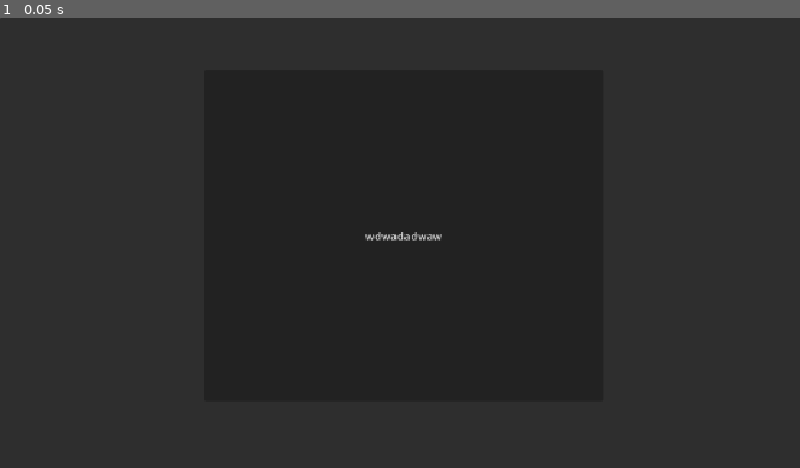
Above: before the commit, frame 1.
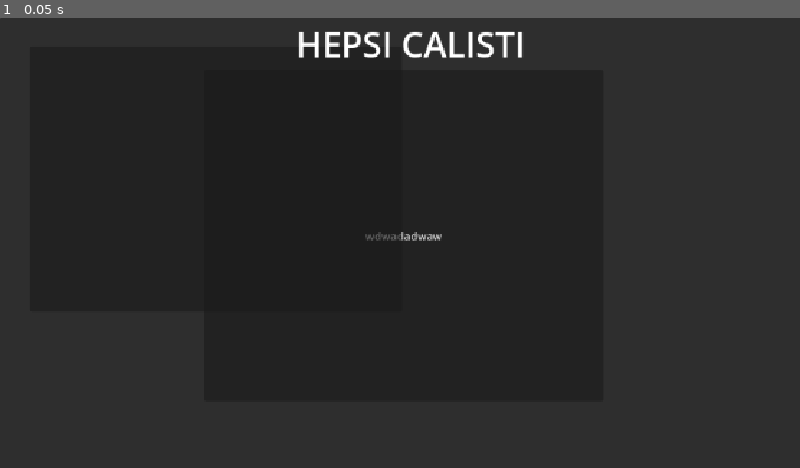
Above: after the commit, the same moment.

Repository: edizaga/godotdenemes
Game: Godot game, scene res://control.tscn
The game is run twice, just before and just after one commit, with the same random seed, the same clock (stepped at 60 frames per second) and the same inputs. Before the commit the project has no main scene; this scene is started directly in both runs.
Inputs:
- Up to frame 1 (0.05 s): no input

The runs differ from the first frame. In frame 1, 0.8% of the frame differs, in the area x 37-66%, y 3-50%.

Commit message:
lıkrepo

Diff:
--- /dev/null
+++ b/button.gd
@@ -0,0 +1,15 @@
+extends Button
+
+
+# Called when the node enters the scene tree for the first time.
+func _ready() -> void:
+	pass # Replace with function body.
+
+
+# Called every frame. 'delta' is the elapsed time since the previous frame.
+func _process(delta: float) -> void:
+	pass
+
+
+func _on_pressed() -> void:
+	print("HALLOKLDU")
--- a/control.tscn
+++ b/control.tscn
@@ -1,4 +1,6 @@
 [gd_scene format=3 uid="uid://jojhef4oodoc"]
+
+[ext_resource type="Script" uid="uid://bco78kbe8at6c" path="res://button.gd" id="1_0fbet"]
 
 [node name="Control" type="Control" unique_id=1232865986]
 layout_mode = 3
@@ -20,3 +22,23 @@
 offset_right = 869.0
 offset_bottom = 552.0
 text = "wdwadadwaw"
+script = ExtResource("1_0fbet")
+
+[node name="Button" type="Button" parent="." unique_id=340407498]
+layout_mode = 0
+offset_left = 43.0
+offset_top = 41.0
+offset_right = 579.0
+offset_bottom = 423.0
+
+[node name="Label" type="Label" parent="Button" unique_id=2137596804]
+layout_mode = 0
+offset_left = -5.0
+offset_top = -38.0
+offset_right = 1101.0
+offset_bottom = 59.0
+theme_override_font_sizes/font_size = 50
+text = "HEPSI CALISTI"
+horizontal_alignment = 1
+
+[connection signal="pressed" from="Panel/Button" to="Panel/Button" method="_on_pressed"]
--- a/project.godot
+++ b/project.godot
@@ -11,6 +11,7 @@
 [application]
 
 config/name="godotden"
+run/main_scene="uid://jojhef4oodoc"
 config/features=PackedStringArray("4.7", "Forward Plus")
 config/icon="res://icon.svg"
 
Not shown, added: button.gd.uid
